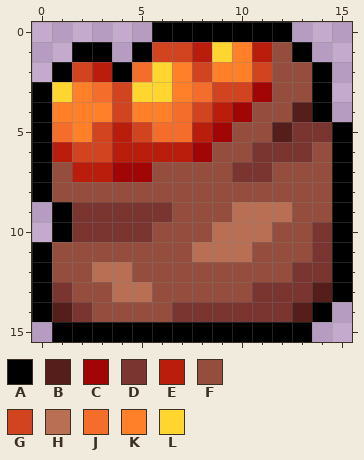
Edited in one commit: pixel-art sprite (img/bag_of_orange_pegs.png). That is the earlier state.
The file is 16x16 pixels. Colours within 5 levels of each other are drawn and written as one.
Palette (. is transparent): A #000000  B #551e1a  C #a10505  D #7a3530  E #ba1d0b  F #954e3e  G #d2431f  H #b96f54  J #f56d2a  K #ff8029  L #ffd630
Pixels before, first column x 0:
 0 ......AAAAAAA...
 1 ..AA.AGGELKEFA..
 2 .AGEAJLKGKKGFFA.
 3 ALKJGLLKJGGCFFA.
 4 AKKKGKKJGECFFBA.
 5 AJKGEGJJECFFBDDA
 6 AEGGEEEECFFDDDFA
 7 AFEECCFFFFDDFFFA
 8 AFFFFFFFFFFFFFFA
 9 .ADDDDDFFFHHHFFA
10 .ADDDDFFFHHHFFDA
11 AFFFFFFFHHHFFFDA
12 AFFHHFFFFFFFFDDA
13 ADFFHHFFFFFDDDBA
14 ABDFFFFDDDDDDBA.
15 .AAAAAAAAAAAAA..
After the commit:
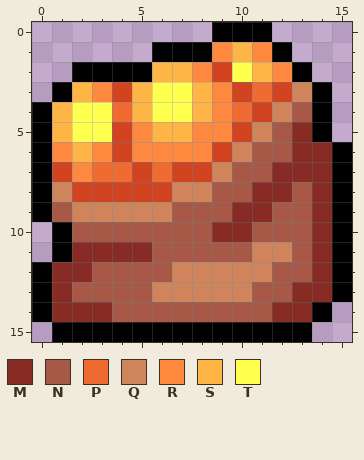
Colours new in this view: M #872b24  N #a85846  P #f06b31  Q #d0845b  R #ff883f  S #ffb546  T #ffff4e
Changes in this commit:
Changed rows in their new state; - is an unchanged pixel.
first column x 0:
 0 ------...---.---
 1 --..-.AAARSRA.--
 2 -.AA-ASSRGTSRA.-
 3 .ASR-STTSR-PGQ--
 4 -STTPSTTSRPGQN--
 5 -STTGRSSRRGQNMA.
 6 -RSRGRRRRGQNNMM-
 7 -GRPPGPGGQNNMMM-
 8 -QGGGGGQQNNMMNM-
 9 ANQQQQQNNNMMNNM-
10 --NNNNNNNMMNNNM-
11 .AMMMMNNNNNQQNM-
12 -MMNNNNQQQQQNNM-
13 -MNNNNQQQQQNNMM-
14 -MMMNNNNNNNNMM--
